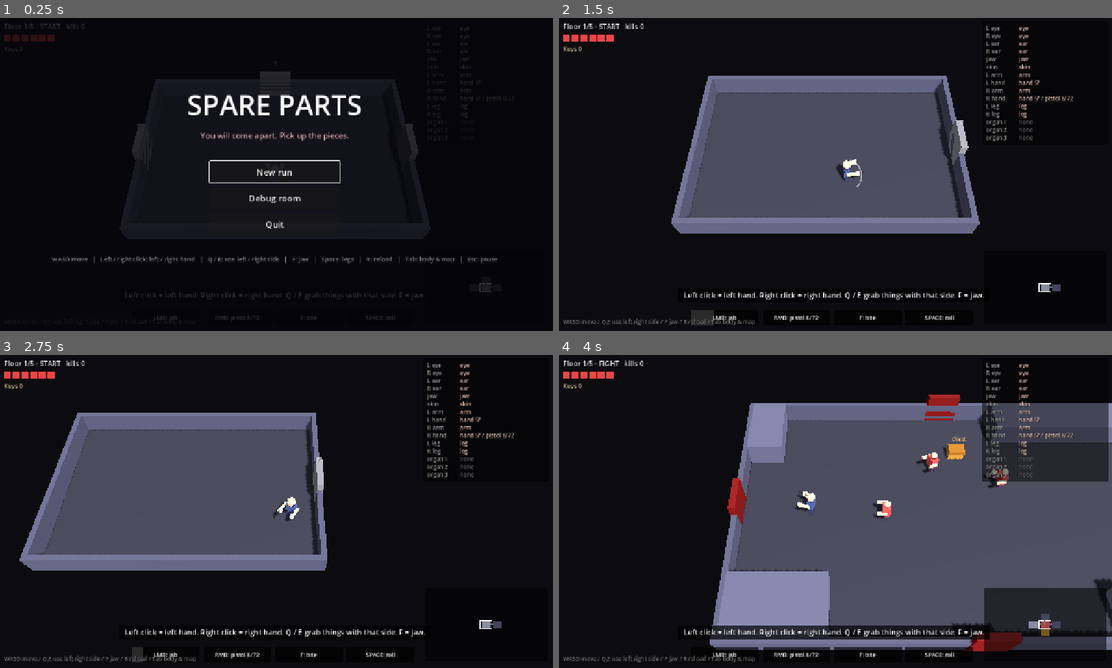
Above: before the commit, frames 1-4 (two rows, left to right).
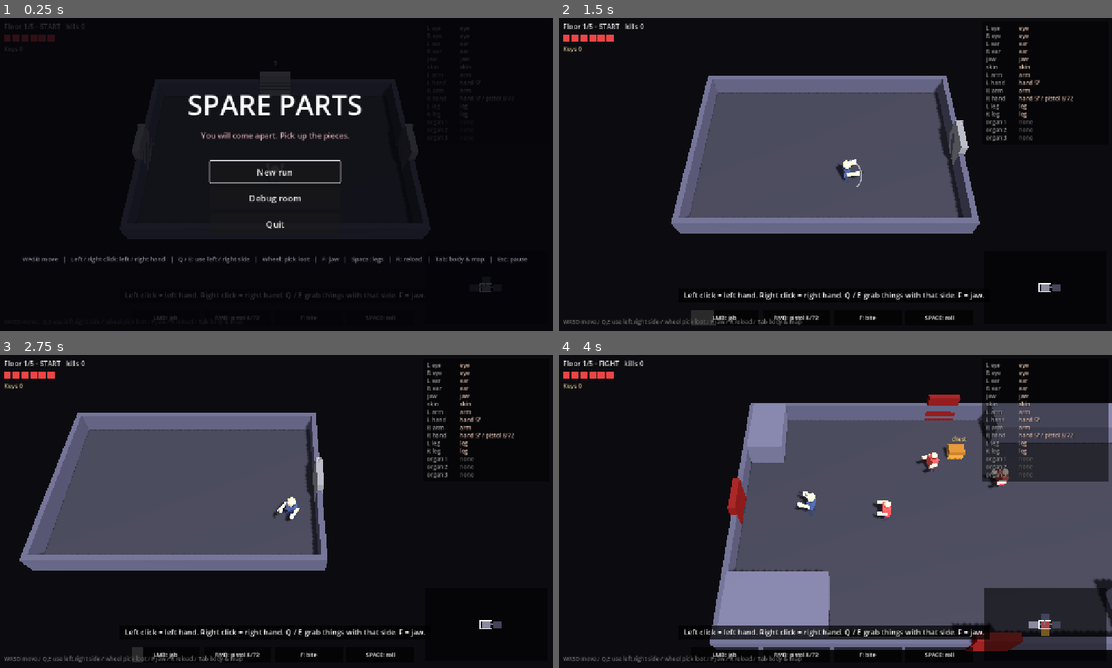
Above: after the commit, the same moments.

Repository: tellmemoree/body-part
Game: Godot game, scene res://main.tscn
Two runs of this game, one before a commit and one after it. Both use one fixed random seed, a clock stepped at 60 frames per second and the inputs below.
Inputs (mouse positions are in pixels of both pictures, inside the frame that each line leads up to):
- Up to frame 1 (0.25 s): no input
- Up to frame 2 (1.5 s): click "New run" at 0.5 s; tap Enter at 1.25 s; move the mouse to (957, 158) at 1.27 s; hold D from 1.28 s (still down); tap Q at 1.35 s; click (957, 158) at 1.42 s
- Up to frame 3 (2.75 s): tap Space at 1.52 s; tap E at 1.55 s; release D at 2 s; drag from (165, 527) to (248, 574) at 2.02 s
- Up to frame 4 (4 s): move the mouse to (890, 442) at 2.77 s; hold D 2.78-3.5 s; tap Q at 2.85 s; click (890, 442) at 2.92 s; tap E at 3.05 s; drag from (807, 574) to (669, 464) at 3.52 s

The runs differ from the first frame. In frame 1, 1.7% of the frame differs, in the area x 4-96%, y 24-79%; in frame 2, 0.2%; in frame 3, 0.2%; in frame 4, 0.2%.

Commit message:
Loot picker on the mouse wheel; surgeon explains the trade
Playtest round 3. With two or more items in reach, a list beside the player
shows them, highlights (and rings on the floor) the one Q / E will take, and
the mouse wheel moves the choice. A chosen item is taken exactly; without
the wheel Q / E still takes the nearest usable item.

The surgeon's altar now says what the trade is (one flesh part for two rare
items) and, up close, which parts each side could lose.

Co-Authored-By: Claude Opus 5.5 <noreply@anthropic.com>
Claude-Session: https://claude.ai/code/session_013LDWeWEy6b5fJfi1iTsboi

Diff:
--- a/src/game.gd
+++ b/src/game.gd
@@ -59,6 +59,8 @@
 var msg_t := 0.0
 var dirty := true
 var pending_room = null
+var pick = null  # the item Q / E takes when several are in reach (mouse wheel changes it)
+var pick_chosen := false  # true once the wheel moved it: then Q / E takes exactly that one
 var kills := 0
 var fires: Array = []  # burning ground left by a rocket leg
 var flyers: Array = []  # thrown boomerang arms
@@ -228,6 +230,13 @@
 	layer.add_child(menu)
 
 func _unhandled_input(ev: InputEvent) -> void:
+	if ev is InputEventMouseButton and ev.pressed and state == "play" and not over:
+		if ev.button_index == MOUSE_BUTTON_WHEEL_UP:
+			player.cycle_pick(-1)
+			return
+		if ev.button_index == MOUSE_BUTTON_WHEEL_DOWN:
+			player.cycle_pick(1)
+			return
 	if ev is InputEventKey and ev.pressed and not ev.echo:
 		if ev.physical_keycode == KEY_ESCAPE:
 			if state == "info":
--- a/src/hud.gd
+++ b/src/hud.gd
@@ -3,6 +3,7 @@
 # or the screen HUD (health, body panel, action bar; world = false).
 
 const D = preload("res://src/data.gd")
+const PICK_ROWS := 6  # most rows the loot picker shows at once
 var g
 var world := false
 var font: Font
@@ -100,15 +101,59 @@
 	if g.stairs != null:
 		text("Q / E: " + ("escape" if g.floor_n >= g.FLOORS else "descend"), pr(g.stairs.x, 2.5, g.stairs.z), Color("aaddff"), 16, true)
 	if g.altar != null and not g.altar.used:
-		text("SURGEON - Q: offer left flesh / E: offer right flesh", pr(g.altar.x, 3.2, g.altar.z), Color("ee99ff"), 14, true)
-	var near = g.nearest(g.items, g.body.reach())
-	if near != null:
+		_draw_altar()
+	var near: Array = g.player.in_reach()
+	if not near.is_empty():
+		var cur = g.player.picked()
 		var t := "Q / E: take"
-		if near.kind == "part":
-			t = "Q / E: attach" if near.pk in ["organ", "jaw", "skin"] else "Q: attach left / E: attach right"
-		elif near.kind == "weapon" and D.GUNS[near.id].hands == 1:
+		if cur.kind == "part":
+			t = "Q / E: attach" if cur.pk in ["organ", "jaw", "skin"] else "Q: attach left / E: attach right"
+		elif cur.kind == "weapon" and D.GUNS[cur.id].hands == 1:
 			t = "Q: left hand / E: right hand"
 		text(t, pr(P.x, 4, P.z), Color("ffff88"), 14, true)
+		if near.size() > 1:
+			ground_ring(cur.x, cur.z, 0.7, Color("ffff88"), 2.0)
+			_draw_picker(near, cur)
+
+# Several items in reach: a list beside the player, the one Q / E takes highlighted.
+func _draw_picker(near: Array, cur) -> void:
+	var at := 0
+	for i in near.size():
+		if is_same(near[i], cur):
+			at = i
+	var first := clampi(at - int(PICK_ROWS / 2.0), 0, maxi(0, near.size() - PICK_ROWS))
+	var shown := near.slice(first, first + PICK_ROWS)
+	var x := pr(g.P.x, 2, g.P.z).x + 40
+	var y := pr(g.P.x, 2, g.P.z).y - shown.size() * 9.0
+	var w := 190.0
+	draw_rect(Rect2(x - 6, y - 18, w, 18 * shown.size() + 26), Color(0, 0, 0, 0.6))
+	text("wheel: choose  (%d / %d)" % [at + 1, near.size()], Vector2(x, y - 4), Color(1, 1, 1, 0.55), 11)
+	for i in shown.size():
+		var it: Dictionary = shown[i]
+		var on: bool = is_same(it, cur)
+		var row := Vector2(x, y + 14 + i * 18)
+		if on:
+			draw_rect(Rect2(x - 6, row.y - 13, w, 17), Color(1, 1, 0.53, 0.18))
+		text(("> " if on else "   ") + g.body.item_name(it), row, Color("ffff88") if on else Color(1, 1, 1, 0.7), 13)
+
+# Surgeon: from afar just what it is; up close, what each side could lose and what you get.
+func _draw_altar() -> void:
+	var p := pr(g.altar.x, 3.2, g.altar.z)
+	var pink := Color("ee99ff")
+	if g.d2(g.altar, g.P) >= 3.2:
+		text("SURGEON - trades one flesh part for two rare items", p, pink, 14, true)
+		text("walk up to trade", p + Vector2(0, 18), Color(1, 1, 1, 0.6), 12, true)
+		return
+	# up close the lines stack upwards, so they stay clear of the player standing in front
+	text("SURGEON - trades one flesh part for two rare items", p + Vector2(0, -56), pink, 14, true)
+	text("takes a random flesh part from the side you offer", p + Vector2(0, -38), Color(1, 1, 1, 0.75), 12, true)
+	for row in [["L", "Q", -18.0], ["R", "E", 0.0]]:
+		var offer: String = g.loot.altar_offer(row[0])
+		var at: Vector2 = p + Vector2(0, row[2])
+		if offer == "":
+			text("%s: %s side - nothing it will take" % [row[1], g.side_name(row[0])], at, Color("777777"), 13, true)
+		else:
+			text("%s: %s side - your %s" % [row[1], g.side_name(row[0]), offer], at, pink, 13, true)
 
 # True when the vision shader is hiding this screen position.
 func hidden_at(p: Vector2, center: Vector2, W: float) -> bool:
@@ -203,7 +248,7 @@
 		if bar[i][2] > 0:
 			draw_rect(Rect2(x, by, 155 * minf(1.0, bar[i][2]), 34), Color(1, 1, 1, 0.15))
 		text("%s: %s" % [bar[i][0], bar[i][1]], Vector2(x + 77, by + 23), Color("ee4444") if bar[i][1] == "-" else Color.WHITE, 13, true)
-	text("WASD move / Q,E use left,right side / F jaw / R reload / Tab body & map", Vector2(16, H - 16), Color("777777"), 13)
+	text("WASD move / Q,E use left,right side / wheel pick loot / F jaw / R reload / Tab body & map", Vector2(16, H - 16), Color("777777"), 13)
 	if g.msg_t > 0 and g.msg != "":
 		var w := font.get_string_size(g.msg, HORIZONTAL_ALIGNMENT_LEFT, -1, 17).x + 24
 		draw_rect(Rect2(W / 2 - w / 2, H - 98, w, 32), Color(0, 0, 0, 0.7))
--- a/src/loot.gd
+++ b/src/loot.gd
@@ -156,7 +156,8 @@
 	c.gone = true
 	g.spawn_q.append({x = c.x, z = c.z, cd = 0.0})
 
-func use_altar(side: String) -> void:
+# Slots the surgeon may take on one side: flesh eye, ear, hand or leg, never your last hand.
+func altar_cands(side: String) -> Array:
 	var cands := []
 	for s in (["le", "lr", "lh", "ll"] if side == "L" else ["re", "rr", "rh", "rl"]):
 		if g.P.parts[s] != null and g.P.parts[s].type == "flesh":
@@ -165,11 +166,25 @@
 	var hs: String = D.SIDE[side].hand
 	if cands.has(hs) and g.P.parts["rh" if hs == "lh" else "lh"] == null:
 		cands.erase(hs)
-		if cands.is_empty():
+	return cands
+
+# What the surgeon could take on one side, for the label above the altar ("eye, ear or leg").
+func altar_offer(side: String) -> String:
+	var names := PackedStringArray()
+	for s in altar_cands(side):
+		names.append(D.SLOT[s][0])
+	if names.size() <= 1:
+		return "".join(names)
+	return ", ".join(names.slice(0, -1)) + " or " + names[-1]
+
+func use_altar(side: String) -> void:
+	var cands := altar_cands(side)
+	if cands.is_empty():
+		var hs: String = D.SIDE[side].hand
+		if g.P.parts[hs] != null and g.P.parts[hs].type == "flesh":
 			g.say("The surgeon will not take your last hand.")
-			return
-	if cands.is_empty():
-		g.say("The surgeon wants flesh from your %s side. You have none there." % g.side_name(side))
+		else:
+			g.say("The surgeon wants flesh from your %s side. You have none there." % g.side_name(side))
 		return
 	var s: String = cands.pick_random()
 	if s in ["lh", "rh"]:
@@ -182,7 +197,7 @@
 	g.dirty = true
 	loot(g.altar.x, g.altar.z + 1, true)
 	loot(g.altar.x, g.altar.z + 1, true)
-	g.say("The surgeon takes your %s. Fair trade." % D.SLOT[s][1])
+	g.say("The surgeon takes your %s and leaves two rare things on the floor." % D.SLOT[s][1], 4.5)
 
 # Picks a part type of the given kind. Rarer tiers are less likely; never plain flesh or a scrap-only part.
 func roll_part(pk: String, rare: bool) -> String:
--- a/src/menu.gd
+++ b/src/menu.gd
@@ -1,7 +1,7 @@
 extends Control
 # Main menu and pause menu. The game node calls open(kind) / close().
 
-const CONTROLS := "WASD move   |   Left / right click: left / right hand   |   Q / E: use left / right side   |   F: jaw   |   Space: legs   |   R: reload   |   Tab: body & map   |   Esc: pause"
+const CONTROLS := "WASD move   |   Left / right click: left / right hand   |   Q / E: use left / right side   |   Wheel: pick loot   |   F: jaw   |   Space: legs   |   R: reload   |   Tab: body & map   |   Esc: pause"
 
 var g
 var title: Label
--- a/src/player.gd
+++ b/src/player.gd
@@ -14,10 +14,14 @@
 		return
 	var hs: String = D.SIDE[side].hand
 	var hand = g.P.parts[hs]
-	# nearest first; something this side cannot use does not block what lies under it
-	var near := g.items.filter(func(i): return g.d2(i, g.P) < g.body.reach())
-	near.sort_custom(func(a, b): return g.d2(a, g.P) < g.d2(b, g.P))
+	var near := in_reach()
 	if not near.is_empty():
+		var chosen = picked()
+		if g.pick_chosen:  # picked with the wheel: exactly that one
+			take_item(chosen, side)
+			return
+		# otherwise nearest first; something this side cannot use does not block what lies under it
+		near.sort_custom(func(a, b): return g.d2(a, g.P) < g.d2(b, g.P))
 		var why := ""
 		for it in near:
 			if take_item(it, side):
@@ -46,6 +50,32 @@
 			g.say("No %s hand for the door. (A robot leg dash can kick it down.)" % g.side_name(side))
 		else:
 			g.world.try_door(dr)
+
+# Items within reach, in the order they lie in the room (stable, so the picker list does not jump).
+func in_reach() -> Array:
+	return g.items.filter(func(i): return g.d2(i, g.P) < g.body.reach())
+
+# The item Q / E takes: the one picked with the wheel while it stays in reach, else the nearest.
+func picked():
+	var near := in_reach()
+	if g.pick_chosen and near.any(func(i): return is_same(i, g.pick)):
+		return g.pick
+	g.pick_chosen = false
+	g.pick = g.nearest(near, INF)
+	return g.pick
+
+# Mouse wheel: move the pick through the items in reach (wraps around).
+func cycle_pick(step: int) -> void:
+	var near := in_reach()
+	if near.size() < 2:
+		return
+	var cur = picked()
+	var at := 0
+	for i in near.size():
+		if is_same(near[i], cur):
+			at = i
+	g.pick = near[posmod(at + step, near.size())]
+	g.pick_chosen = true
 
 func take_item(it: Dictionary, side: String) -> bool:
 	var hs: String = D.SIDE[side].hand
--- a/tests/smoke.gd
+++ b/tests/smoke.gd
@@ -586,6 +586,7 @@
 	g.altar.used = false
 	g.loot.use_altar("R")
 	print("surgeon leaves the last hand: %s (refused when only the hand is left: %s)" % [last_ok, g.P.parts.rh != null and not g.altar.used])
+	print("surgeon offer with only the last hand: '%s'" % g.loot.altar_offer("R"))
 	g.altar = null
 	g.items.clear()
 	g.body.lose_hand("rh")
@@ -598,6 +599,24 @@
 	test_room("fight", 6)
 	_run(300)
 	print("late rooms: %s" % [g.enemies.map(func(e): return e.type)])
+	# loot picker: the wheel chooses which of several items Q / E takes
+	g.new_game()
+	test_room("start")
+	g.items.clear()
+	for k in ["key", "scrap", "key"]:
+		g.add_item({kind = k}, g.P.x + 0.3, g.P.z)
+	var auto_pick = g.player.picked()
+	g.player.cycle_pick(1)
+	g.player.cycle_pick(1)
+	var chosen = g.player.picked()
+	var keys0: int = g.P.keys
+	var scrap0: int = g.P.scrap
+	g.player.interact("L")
+	print("picker: %d in reach, wheel moved the pick %s, took the picked one %s, %d left" % [
+		3, not is_same(auto_pick, chosen), not g.items.any(func(i): return is_same(i, chosen)),
+		g.items.size()])
+	print("picker: keys +%d scrap +%d" % [g.P.keys - keys0, g.P.scrap - scrap0])
+	g.items.clear()
 	# spikes never land in front of a door, where the player arrives
 	g.floor_n = 4
 	var spiked := 0
Not shown, changed: ARCHITECTURE.md
Not shown, changed: PLAN.md
